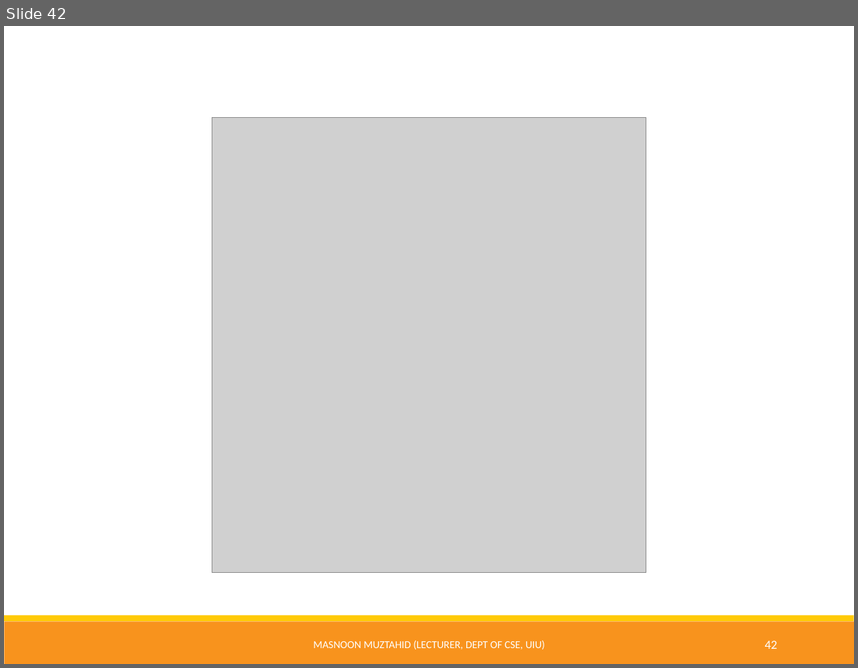
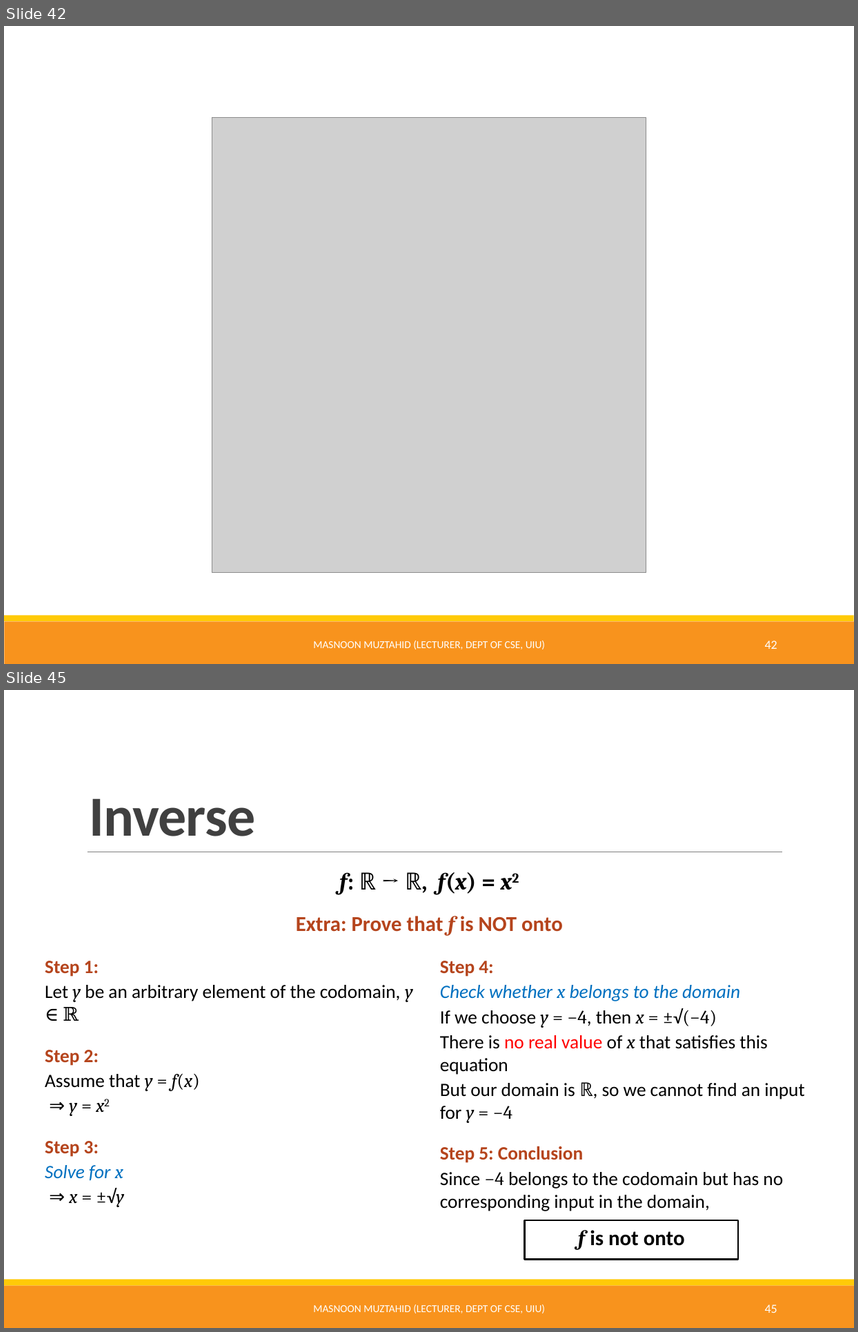
Before and after one commit to Muztahid202/UIU-Discrete_Math_Resources, a slide deck: Functions.pptx. Shown one above the other, each under a label of ours: slide 42 before the commit, slides 42 and 45 after it; the slides between them are not shown. The pictures are 858x668 and 858x1332 pixels, drawn with LibreOffice and Linux fonts; fonts in the diff are those of the drawing; grey boxes stand for pictures. Boxes give left, top, right and bottom in pixels: in the first picture for what was removed or moved away, otherwise in the second. Text is boxed around its words. In the diff, an @@ line names an element or a change of style, - is before the commit and + after.

```diff
--- a/Functions.pptx
+++ b/Functions.pptx
@@ slide 45 added at (4, 690, 854, 1328), background #FFFFFF; not listed: 2 template elements that a slide beside it also shows @@
@@ title added at (89, 798, 255, 836), 48 pt, text #404040, bold @@
+Inverse
@@ line added from (87, 851) to (782, 851), #808080 0.5 pt @@
@@ text added at (339, 872, 477, 895), 20 pt, text #000000, bold @@
+f: ℝ → ℝ, f(x) = x2
@@ text added at (296, 916, 563, 936), 18 pt, text #B5441C, bold @@
+Extra: Prove that f is NOT onto
@@ text added at (45, 960, 413, 1207), 16 pt, text #000000 @@
+Step 1:
+Let y be an arbitrary element of the codomain, y ∈ ℝ
+Step 2:
+Assume that y = f(x)
+⇒ y = x2
+Step 3:
+Solve for x
+⇒ x = ±√y
@@ text added at (440, 960, 804, 1211), 16 pt, text #000000 @@
+Step 4:
+Check whether x belongs to the domain
+If we choose y = −4, then x = ±√(−4)
+There is no real value of x that satisfies this equation
+But our domain is ℝ, so we cannot find an input for y = −4
+Step 5: Conclusion
+Since −4 belongs to the codomain but has no corresponding input in the domain,
@@ rectangle added at (524, 1220, 738, 1259), outline #000000 1.25 pt, 18 pt, text #000000, bold @@
+f is not onto
@@ text added at (313, 1304, 545, 1313), 9 pt, text #FFFFFF @@
+MASNOON MUZTAHID (LECTURER, DEPT OF CSE, UIU)
@@ page number added at (765, 1304, 777, 1312), 10.5 pt, text #FFFFFF @@
+45
```
Also in this commit, not shown: 5 slides changed, 4 other slides added, 1 slide removed.
